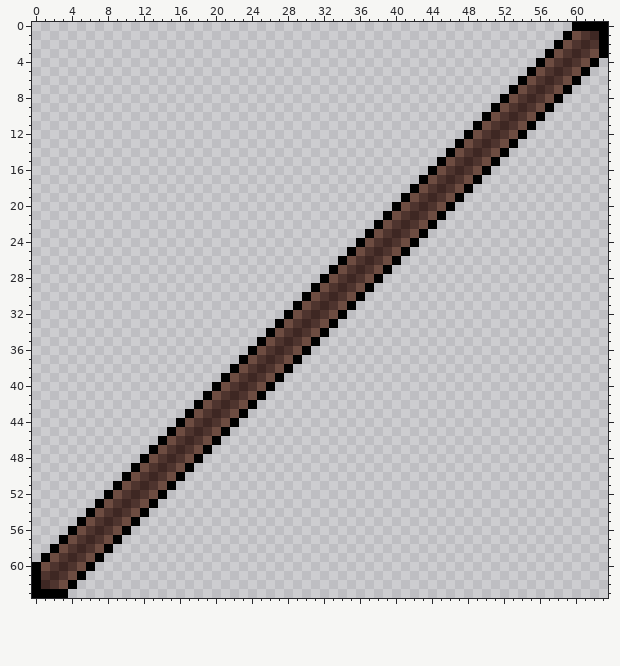
Two versions of one pixel-art file, KarakterlapWeapons/Quarterstaff.aseprite. Above is the file before it was changed.
64x64 pixels, 1 frame.
New version:
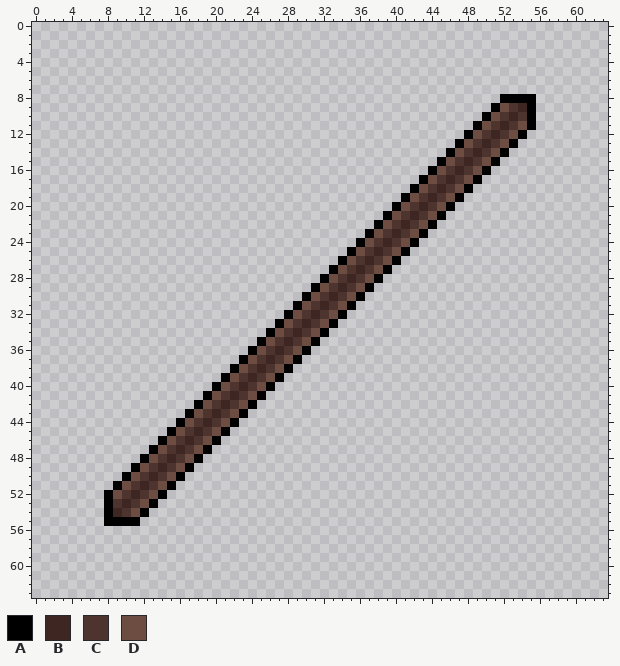
Palette (. is transparent): A #000000  B #3e2723  C #4e342e  D #6d4c41
Diff:
The author changed colour B to colour A in row 8 at x 55; in row 55 at x 8.
The author changed colour C to colour A in row 8 at x 54; in row 9 at x 55; in row 54 at x 8; in row 55 at x 9.
The author changed colour D to colour A in row 8 at x 53; in row 10 at x 55; in row 53 at x 8; in row 55 at x 10.
The edit erases colour A in row 0 at x 60 to 63; in row 1 at x 59 and 63; in row 2 at x 58 and 63; in row 3 at x 57 and 63; in row 4 at x 56 and 62; in row 5 at x 55 and 61.
The edit erases colour A in row 6 at x 54 and 60; in row 7 at x 53 and 59; in row 8 at x 58; in row 9 at x 57; in row 10 at x 56; in row 53 at x 7.
The edit erases colour A in row 54 at x 6; in row 55 at x 5; in row 56 at x 4 and 10; in row 57 at x 3 and 9; in row 58 at x 2 and 8; in row 59 at x 1 and 7.
The edit erases colour A in row 60 at x 0 and 6; in row 61 at x 0 and 5; in row 62 at x 0 and 4; in row 63 at x 0 to 3.
The edit erases colour B in row 1 at x 62; in row 2 at x 61; in row 3 at x 60; in row 4 at x 59; in row 5 at x 58; in row 6 at x 57.
The edit erases colour B in row 7 at x 56; in row 56 at x 7; in row 57 at x 6; in row 58 at x 5; in row 59 at x 4; in row 60 at x 3.
The edit erases colour B in row 61 at x 2; in row 62 at x 1.
The edit erases colour C in row 1 at x 61; in row 2 at x 60 and 62; in row 3 at x 59 and 61; in row 4 at x 58 and 60; in row 5 at x 57 and 59; in row 6 at x 56 and 58.
The edit erases colour C in row 7 at x 55 and 57; in row 8 at x 56; in row 55 at x 7; in row 56 at x 6 and 8; in row 57 at x 5 and 7; in row 58 at x 4 and 6.
The edit erases colour C in row 59 at x 3 and 5; in row 60 at x 2 and 4; in row 61 at x 1 and 3; in row 62 at x 2.
The edit erases colour D in row 1 at x 60; in row 2 at x 59; in row 3 at x 58 and 62; in row 4 at x 57 and 61; in row 5 at x 56 and 60; in row 6 at x 55 and 59.
The edit erases colour D in row 7 at x 54 and 58; in row 8 at x 57; in row 9 at x 56; in row 54 at x 7; in row 55 at x 6; in row 56 at x 5 and 9.
The edit erases colour D in row 57 at x 4 and 8; in row 58 at x 3 and 7; in row 59 at x 2 and 6; in row 60 at x 1 and 5; in row 61 at x 4; in row 62 at x 3.
Pixel boxes of the changes (left, top, right, bottom) in both pictures:
changed: (509, 22, 608, 121)
changed: (32, 499, 131, 598)
